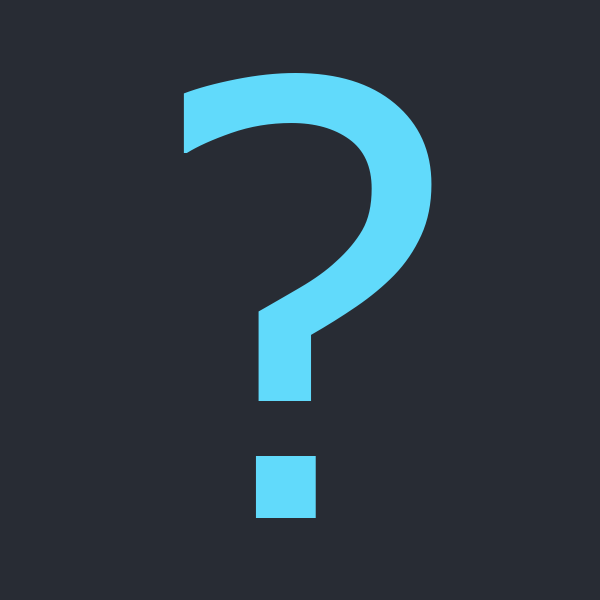
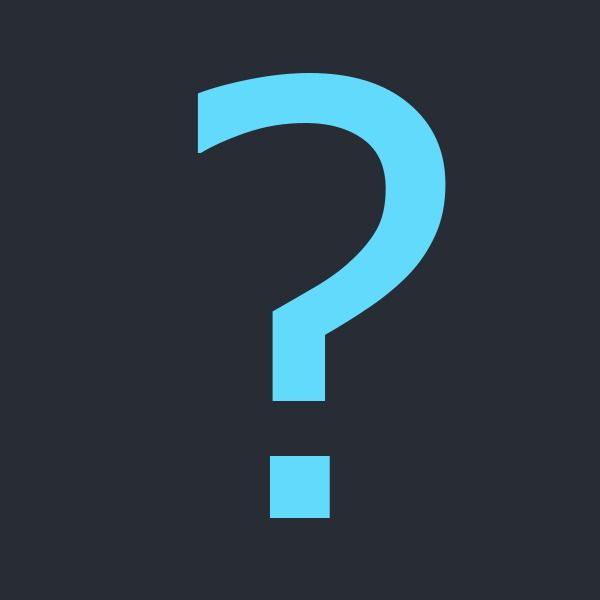
Layers edited between the first and the second 600 x 600 image:
painted on "?" over [183, 73, 446, 518]
